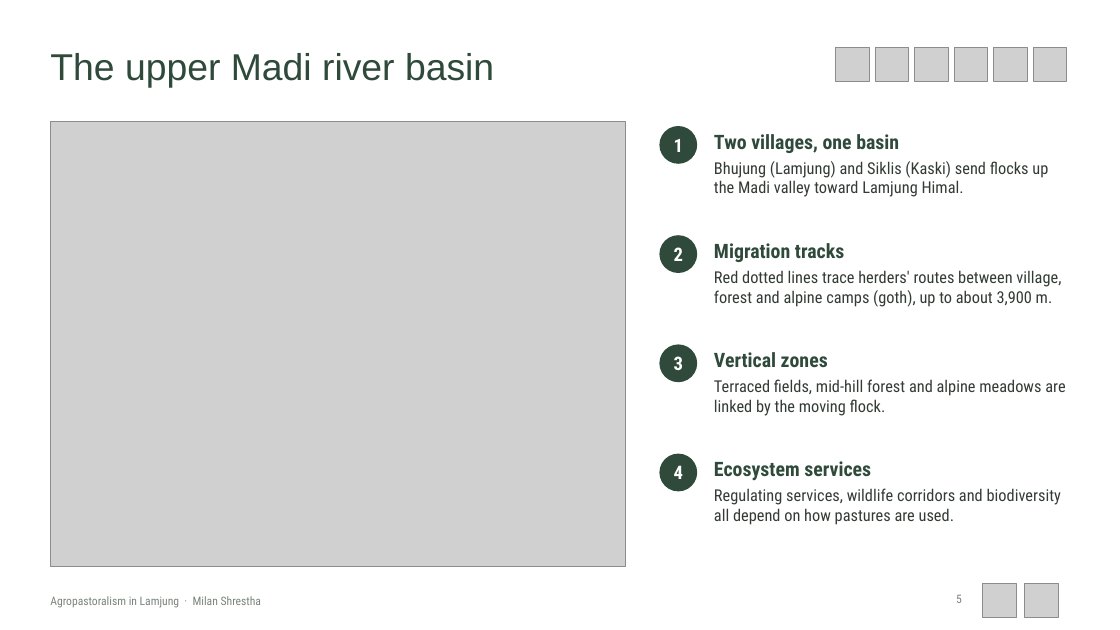
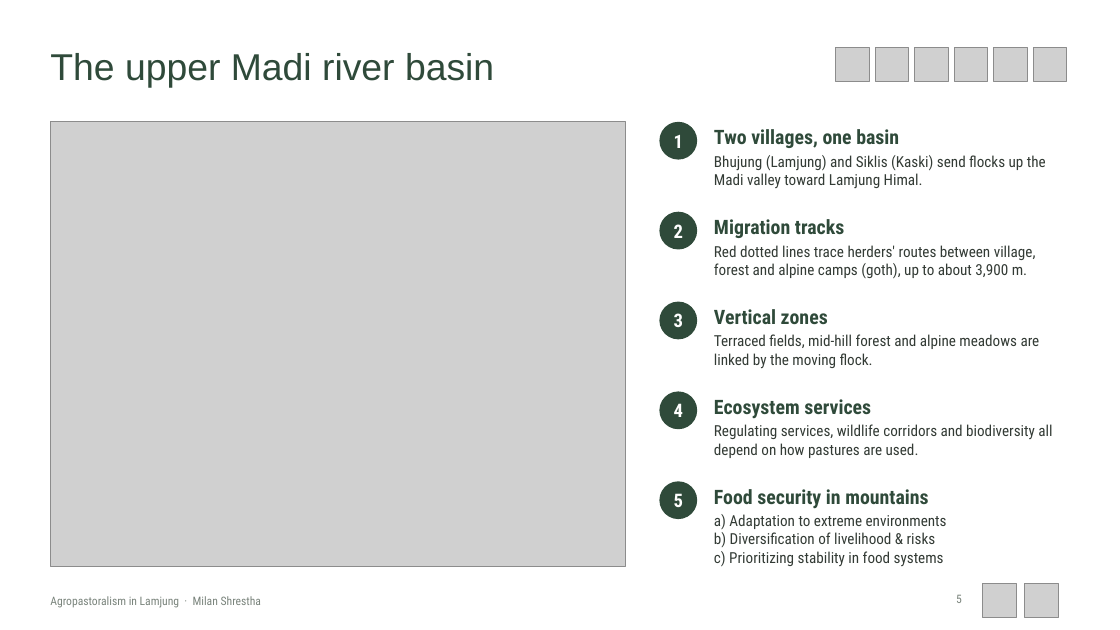
Before and after one commit to milanshrestha10/milanshrestha10.github.io, a slide deck: slide 5 of research/agropastoralism/Lamjung_Agropastoralism.pptx. Drawn at 1120x630 pixels with LibreOffice and Linux fonts; fonts in the diff are those of the drawing; grey boxes stand for pictures. Boxes give left, top, right and bottom in pixels: in the first picture for what was removed or moved away, otherwise in the second. Text is boxed around its words. In the diff, an @@ line names an element or a change of style, - is before the commit and + after.

```diff
--- a/research/agropastoralism/Lamjung_Agropastoralism.pptx
+++ b/research/agropastoralism/Lamjung_Agropastoralism.pptx
@@ ellipse "1": place and size @@
-ellipse "1" at [660,126,697,164]
+ellipse "1" at [660,122,697,160]
@@ text "Two villages, one basin": place and size @@
-text "Two villages, one basin" at [714,134,899,153]
+text "Two villages, one basin" at [714,129,899,148]
@@ ellipse "2": place and size @@
-ellipse "2" at [660,235,697,273]
+ellipse "2" at [660,212,697,250]
@@ text "Migration tracks": place and size @@
-text "Migration tracks" at [714,243,844,262]
+text "Migration tracks" at [714,219,844,238]
@@ text "Red dotted lines trace herders' ...": place and size @@
-text "Red dotted lines trace herders' ..." at [714,270,1061,307]
+text "Red dotted lines trace herders' ..." at [714,245,1036,278]
@@ ellipse "3": place and size @@
-ellipse "3" at [660,344,697,382]
+ellipse "3" at [660,302,697,339]
@@ text "Vertical zones": place and size @@
-text "Vertical zones" at [714,352,828,367]
+text "Vertical zones" at [714,309,828,324]
@@ text "Terraced fields, mid-hill forest and ...": place and size @@
-text "Terraced fields, mid-hill forest and ..." at [714,379,1065,416]
+text "Terraced fields, mid-hill forest and ..." at [714,334,1040,368]
@@ ellipse "4": place and size @@
-ellipse "4" at [660,454,697,492]
+ellipse "4" at [660,392,697,429]
@@ text "Ecosystem services": place and size @@
-text "Ecosystem services" at [714,461,871,480]
+text "Ecosystem services" at [714,399,871,418]
@@ size 14 to 13 pt in 4 elements at [714,155,1046,188], [714,245,1036,278], [714,334,1040,368], [714,424,1052,458] @@
@@ text "Regulating services, wildlife corridors and ...": place and size @@
-text "Regulating services, wildlife corridors and ..." at [714,488,1061,525]
+text "Regulating services, wildlife corridors and ..." at [714,424,1052,458]
@@ ellipse added at [660,481,697,519], fill #2F4A3A, 16 pt, text #FFFFFF, bold @@
+5
@@ text added at [714,489,928,509], 17 pt, text #2F4A3A, bold @@
+Food security in mountains
@@ text added at [714,514,947,566], 13 pt, text #333B35 @@
+a) Adaptation to extreme environments
+b) Diversification of livelihood & risks
+c) Prioritizing stability in food systems
```
Also in this commit, not shown: 1 other file.
